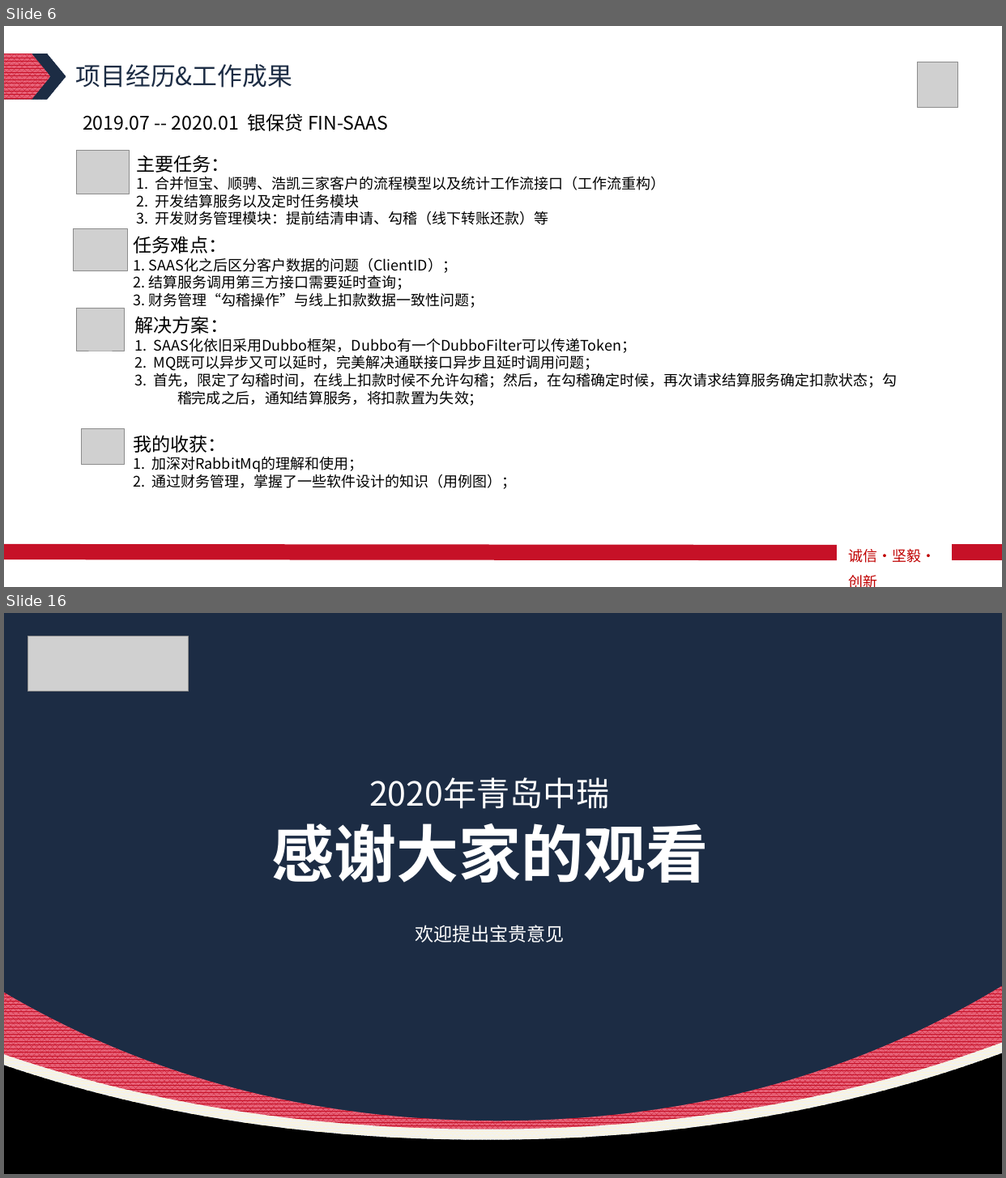
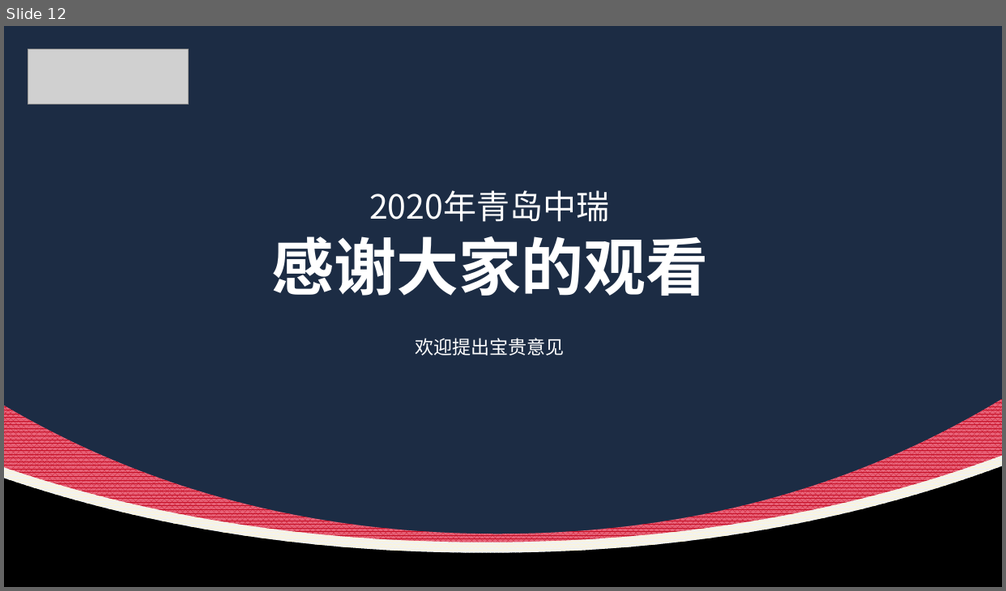
Before and after one commit to Algebrafly/algebra_demo, a slide deck: demo-api/src/main/resources/设计模式原则知识分享.pptx. Shown one above the other, each under a label of ours: slides 6 and 16 before the commit, slide 12 after it; the slides between them are not shown. The pictures are 1006x1178 and 1006x591 pixels, drawn with LibreOffice and Linux fonts; fonts in the diff are those of the drawing; grey boxes stand for pictures. Boxes give left, top, right and bottom in pixels: in the first picture for what was removed or moved away, otherwise in the second. Text is boxed around its words. In the diff, an @@ line names an element or a change of style, - is before the commit and + after.

```diff
--- a/demo-api/src/main/resources/设计模式原则知识分享.pptx
+++ b/demo-api/src/main/resources/设计模式原则知识分享.pptx
@@ slide 6 removed at (4,26,1002,587), background #FFFFFF; not listed: 2 template elements that a slide beside it also shows @@
@@ freeform shape removed at (4,54,66,100) @@
@@ freeform shape removed at (4,54,51,99) @@
@@ text removed at (76,64,292,88) @@
-项目经历&工作成果
@@ picture removed at (918,62,957,107) @@
@@ text removed at (83,113,388,131) @@
-2019.07 -- 2020.01 银保贷 FIN-SAAS
@@ picture removed at (77,150,129,194) @@
@@ text removed at (136,155,666,225) @@
-主要任务：
-1. 合并恒宝、顺骋、浩凯三家客户的流程模型以及统计工作流接口（工作流重构）
-2. 开发结算服务以及定时任务模块
-3. 开发财务管理模块：提前结清申请、勾稽（线下转账还款）等
@@ picture removed at (73,229,127,271) @@
@@ text removed at (134,236,484,308) @@
-任务难点：
-1. SAAS化之后区分客户数据的问题（ClientID）；
-2. 结算服务调用第三方接口需要延时查询；
-3. 财务管理“勾稽操作”与线上扣款数据一致性问题；
@@ picture removed at (77,308,125,351) @@
@@ text removed at (135,316,897,406) @@
-解决方案：
-1. SAAS化依旧采用Dubbo框架，Dubbo有一个DubboFilter可以传递Token；
-2. MQ既可以异步又可以延时，完美解决通联接口异步且延时调用问题；
-3. 首先，限定了勾稽时间，在线上扣款时候不允许勾稽；然后，在勾稽确定时候，再次请求结算服务确定扣款状态；勾 稽完成之后，通知结算服务，将扣款置为失效；
@@ picture removed at (82,429,125,465) @@
@@ text removed at (133,435,516,489) @@
-我的收获：
-1. 加深对RabbitMq的理解和使用；
-2. 通过财务管理，掌握了一些软件设计的知识（用例图）；
@@ line removed from (837, 553) to (4, 552) @@
@@ text removed at (849,549,936,563) @@
-诚信·坚毅·创新
@@ line removed from (1002, 552) to (953, 552) @@
@@ what was slide 16 is now slide 12 @@
```
Also in this commit, not shown: 2 slides changed, 9 slides added, 12 other slides removed, 1 other file.
